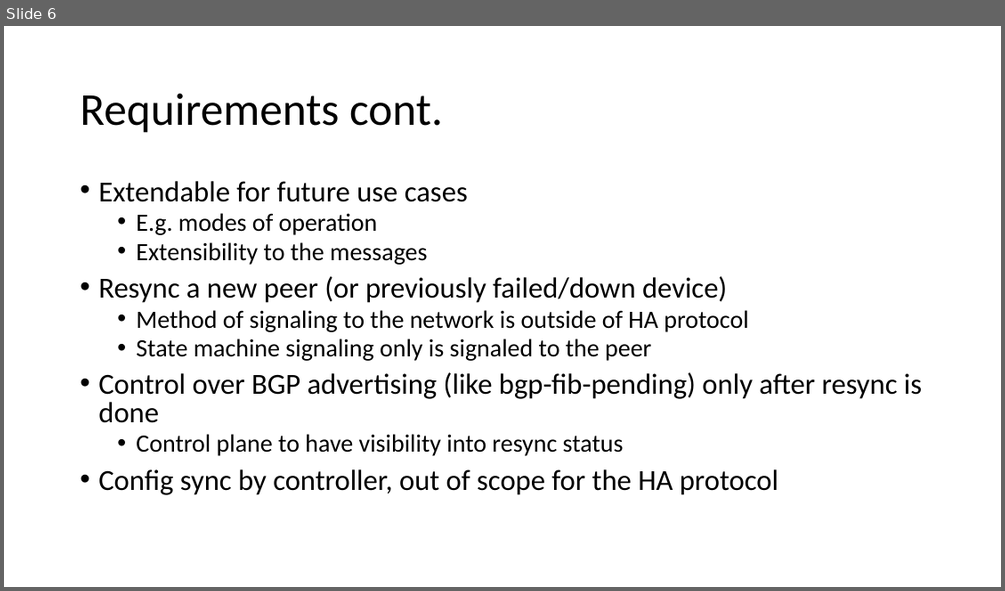
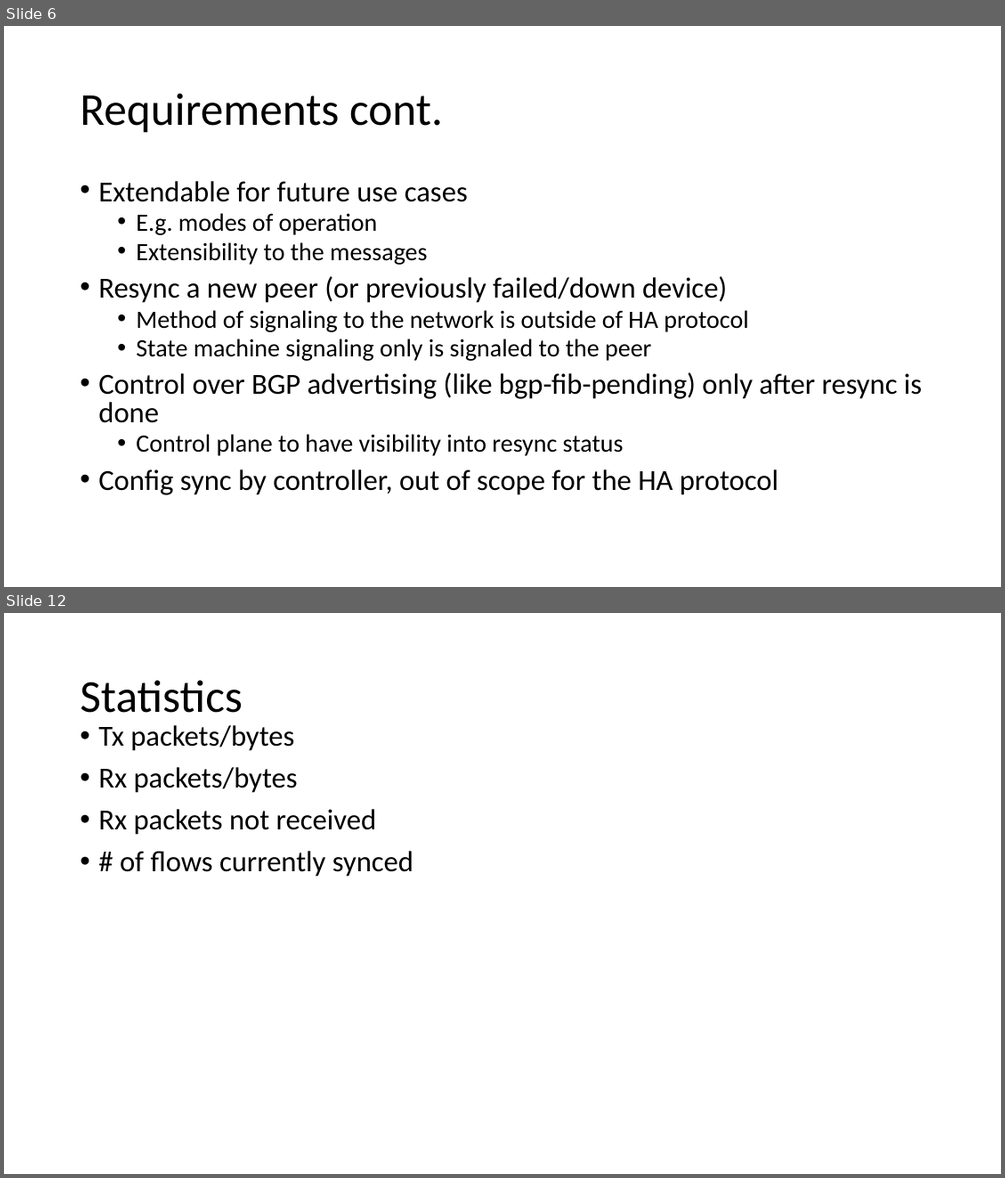
Before and after one commit to sonic-net/DASH, a slide deck: documentation/high-avail/slides/DASH High Availability.pptx. Shown one above the other, each under a label of ours: slide 6 before the commit, slides 6 and 12 after it; the slides between them are not shown. The pictures are 1005x591 and 1005x1178 pixels, drawn with LibreOffice and Linux fonts; fonts in the diff are those of the drawing. Boxes give left, top, right and bottom in pixels: in the first picture for what was removed or moved away, otherwise in the second. Text is boxed around its words. In the diff, an @@ line names an element or a change of style, - is before the commit and + after.

```diff
--- a/documentation/high-avail/slides/DASH High Availability.pptx
+++ b/documentation/high-avail/slides/DASH High Availability.pptx
@@ slide 12 added at <box>4,613,1001,1174</box>, background #FFFFFF @@
@@ title added at <box>80,680,243,713</box>, 44 pt, text #000000 @@
+Statistics
@@ text added at <box>98,725,413,876</box>, 28 pt, text #000000 @@
+• Tx packets/bytes
+• Rx packets/bytes
+• Rx packets not received
+• # of flows currently synced
```
Also in this commit, not shown: 1 slide changed, 4 other slides added.
